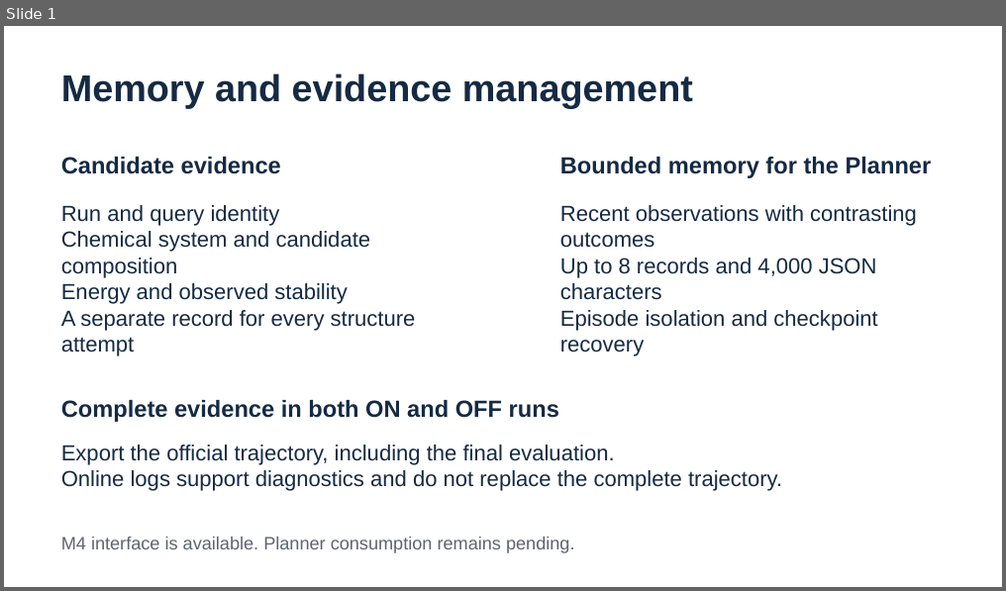
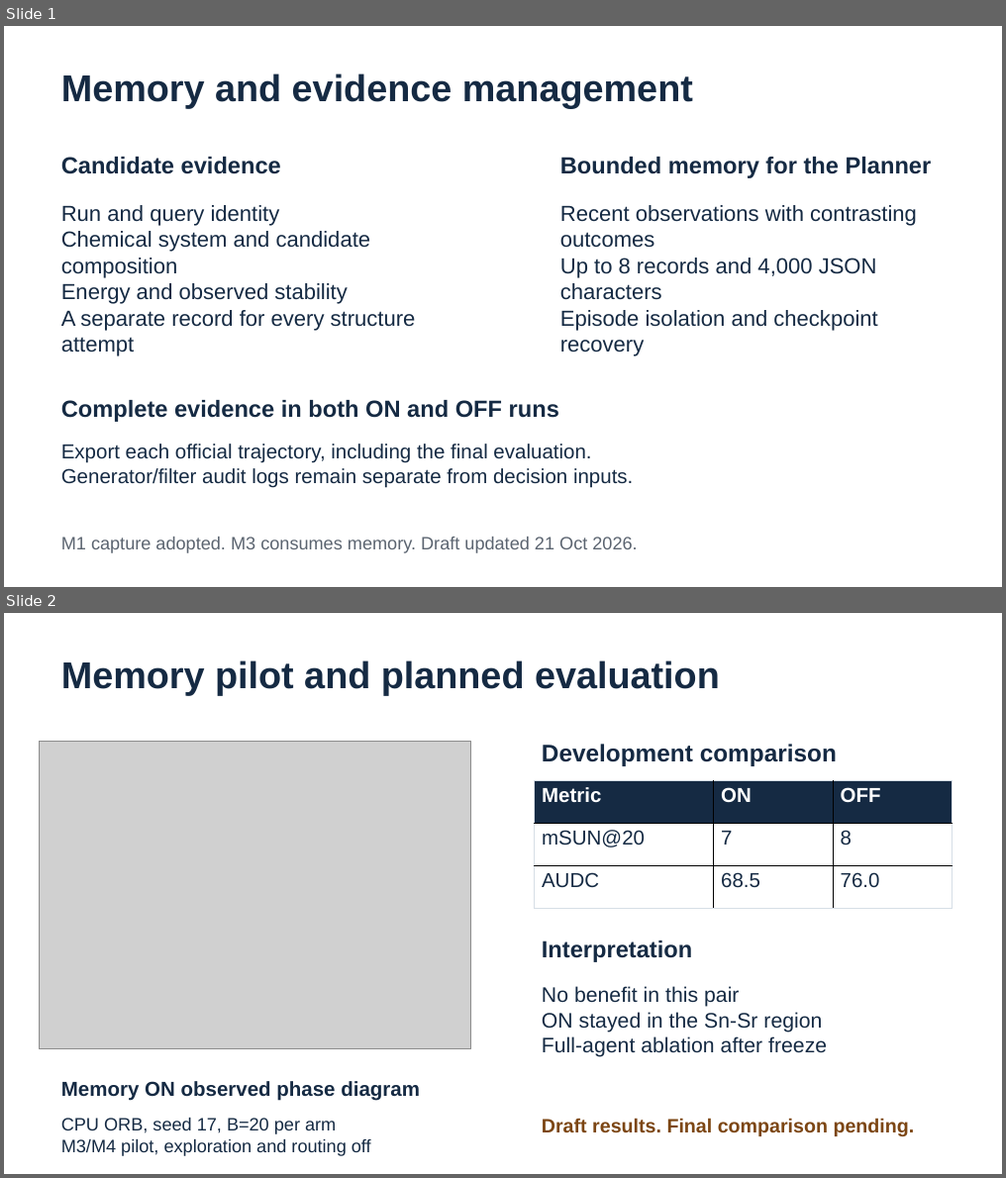
Before and after one commit to raymondtu1230-sudo/Group-Project-6-Auto-Research-for-Materials-Discovery, a slide deck: M4/report/M4_Method_Draft.pptx. Shown one above the other, each under a label of ours: slide 1 before the commit, slides 1 and 2 after it. The pictures are 1006x591 and 1006x1178 pixels, drawn with LibreOffice and Linux fonts; fonts in the diff are those of the drawing; grey boxes stand for pictures. Boxes give left, top, right and bottom in pixels: in the first picture for what was removed or moved away, otherwise in the second. Text is boxed around its words. In the diff, an @@ line names an element or a change of style, - is before the commit and + after.

Commit message:
Update M4 draft handoff with adopted integration and development findings

```diff
--- a/M4/report/M4_Method_Draft.pptx
+++ b/M4/report/M4_Method_Draft.pptx
@@ slide 2 added at box(4, 613, 1002, 1174), background #FFFFFF @@
@@ text added at box(61, 661, 720, 696), 36 pt, text #152A43, bold @@
+Memory pilot and planned evaluation
@@ picture added at box(40, 741, 471, 1050) @@
@@ text added at box(542, 744, 837, 766), 23.2 pt, text #152A43, bold @@
+Development comparison
@@ table added at box(534, 780, 951, 909), 3 rows, 3 columns @@
+Metric | ON | OFF
+mSUN@20 | 7 | 8
+AUDC | 68.5 | 76.0
@@ text added at box(542, 941, 692, 962), 22.5 pt, text #152A43, bold @@
+Interpretation
@@ text added at box(542, 986, 827, 1058), 20.2 pt, text #152A43 @@
+No benefit in this pair
+ON stayed in the Sn-Sr region
+Full-agent ablation after freeze
@@ text added at box(61, 1081, 420, 1101), 19.5 pt, text #152A43, bold @@
+Memory ON observed phase diagram
@@ text added at box(61, 1118, 371, 1157), 17.2 pt, text #152A43 @@
+CPU ORB, seed 17, B=20 per arm
+M3/M4 pilot, exploration and routing off
@@ text added at box(542, 1118, 915, 1137), 18.8 pt, text #7C4614, bold @@
+Draft results. Final comparison pending.
@@ slide 1 changed as well @@
@@ text at box(61, 444, 633, 488): text changed; size 21 to 19.5 pt @@
-Export the official trajectory, including the final evaluation.
-Online logs support diagnostics and do not replace the complete trajectory.
+Export each official trajectory, including the final evaluation.
+Generator/filter audit logs remain separate from decision inputs.
@@ text at box(61, 537, 637, 554): text changed @@
-M4 interface is available. Planner consumption remains pending.
+M1 capture adopted. M3 consumes memory. Draft updated 21 Oct 2026.
```
Also in this commit, not shown: 1 slide removed, 3 other files.
